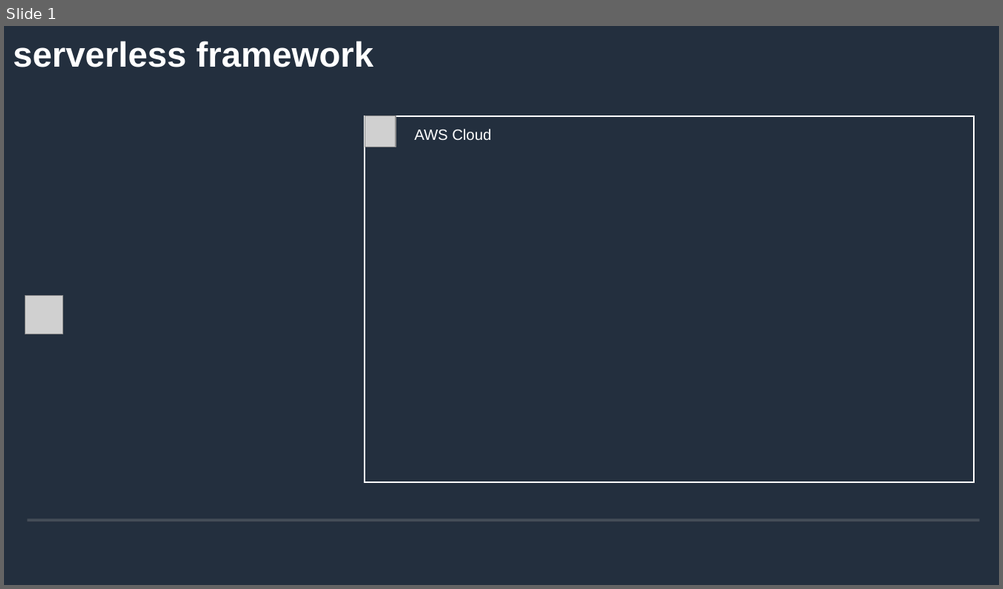
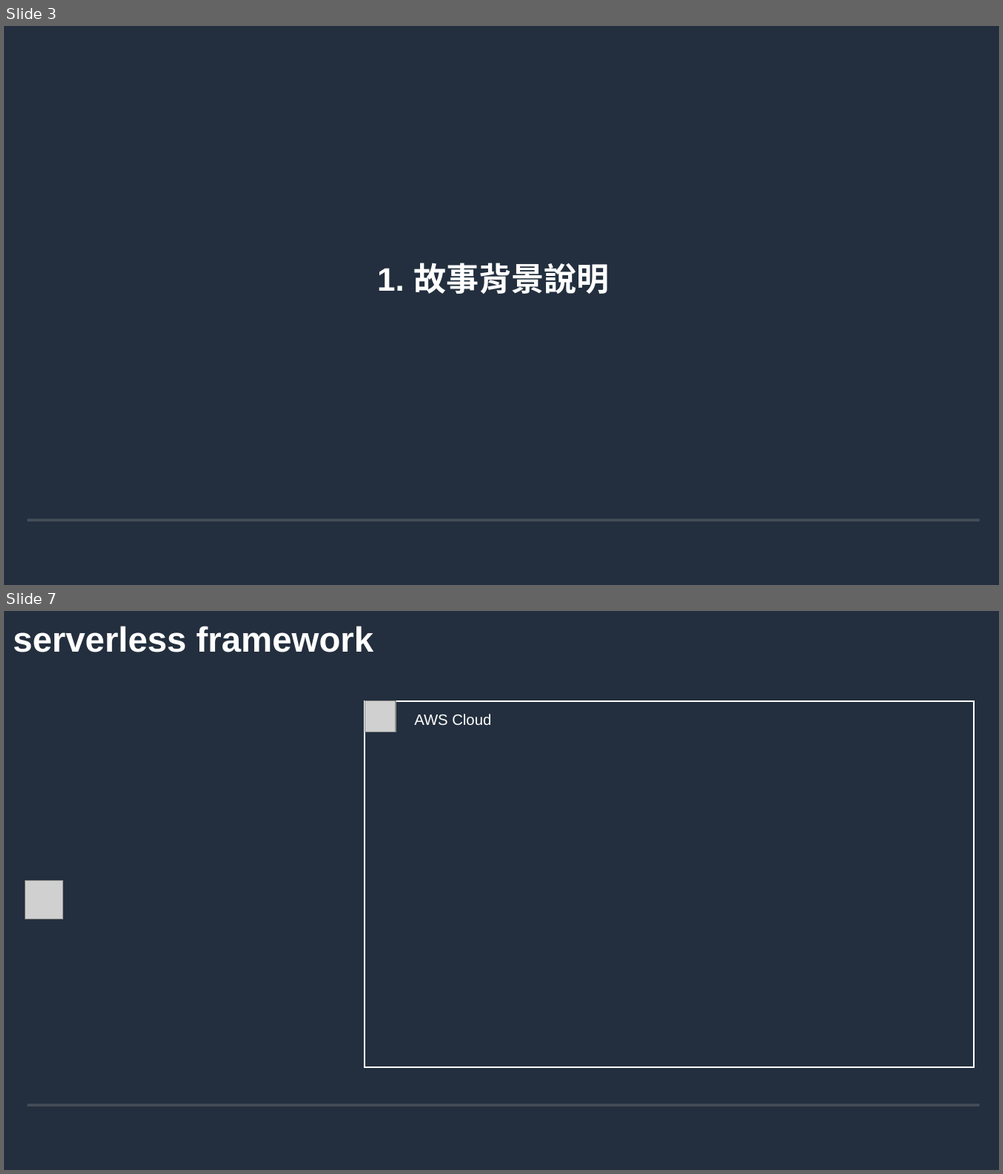
Before and after one commit to andygithub9/cfc104_2, a slide deck: 104.odp. Shown one above the other, each under a label of ours: slide 1 before the commit, slides 3 and 7 after it; the slides between them are not shown. The pictures are 1003x589 and 1003x1174 pixels, drawn with LibreOffice and Linux fonts; fonts in the diff are those of the drawing; grey boxes stand for pictures; background and template pictures are left out. Boxes give left, top, right and bottom in pixels: in the first picture for what was removed or moved away, otherwise in the second. Text is boxed around its words. In the diff, an @@ line names an element or a change of style, - is before the commit and + after.

```diff
--- a/104.odp
+++ b/104.odp
@@ slide 3 added at (4,26,999,585), background #232F3E; not listed: 2 template elements that a slide beside it also shows @@
@@ title added at (377,263,609,294), 26 pt, text #FFFFFF, bold @@
+1. 故事背景說明
@@ what was slide 1 is now slide 7 @@
```
Also in this commit, not shown: 2 slides changed, 20 other slides added, 2 other files.
